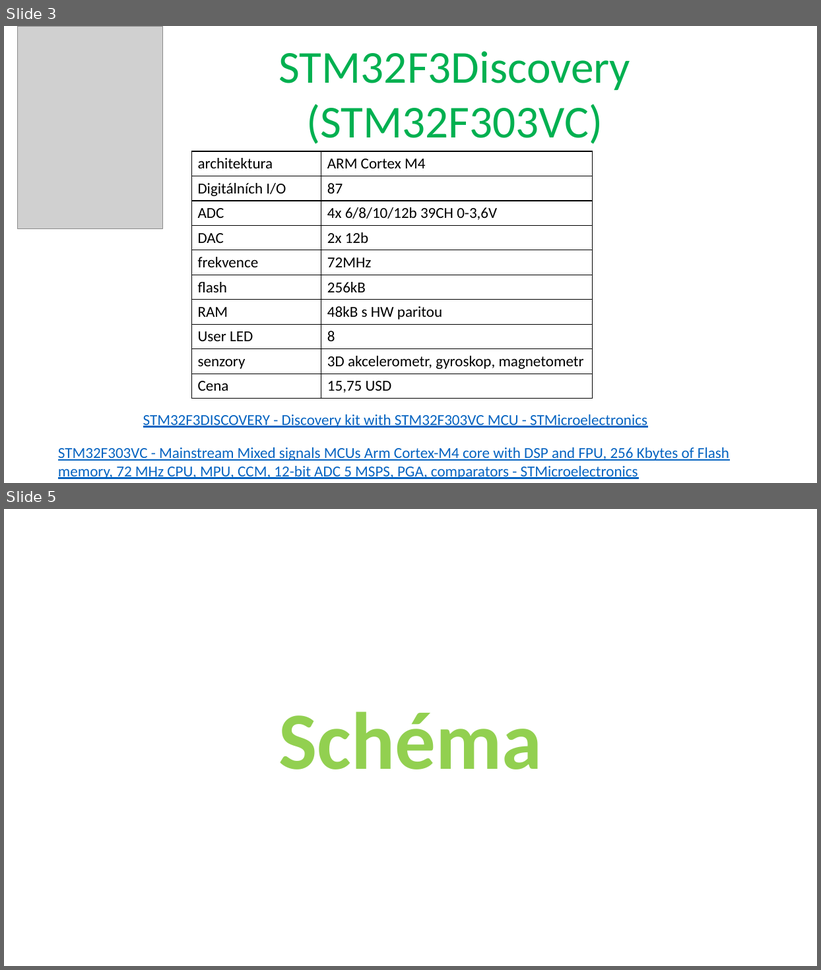
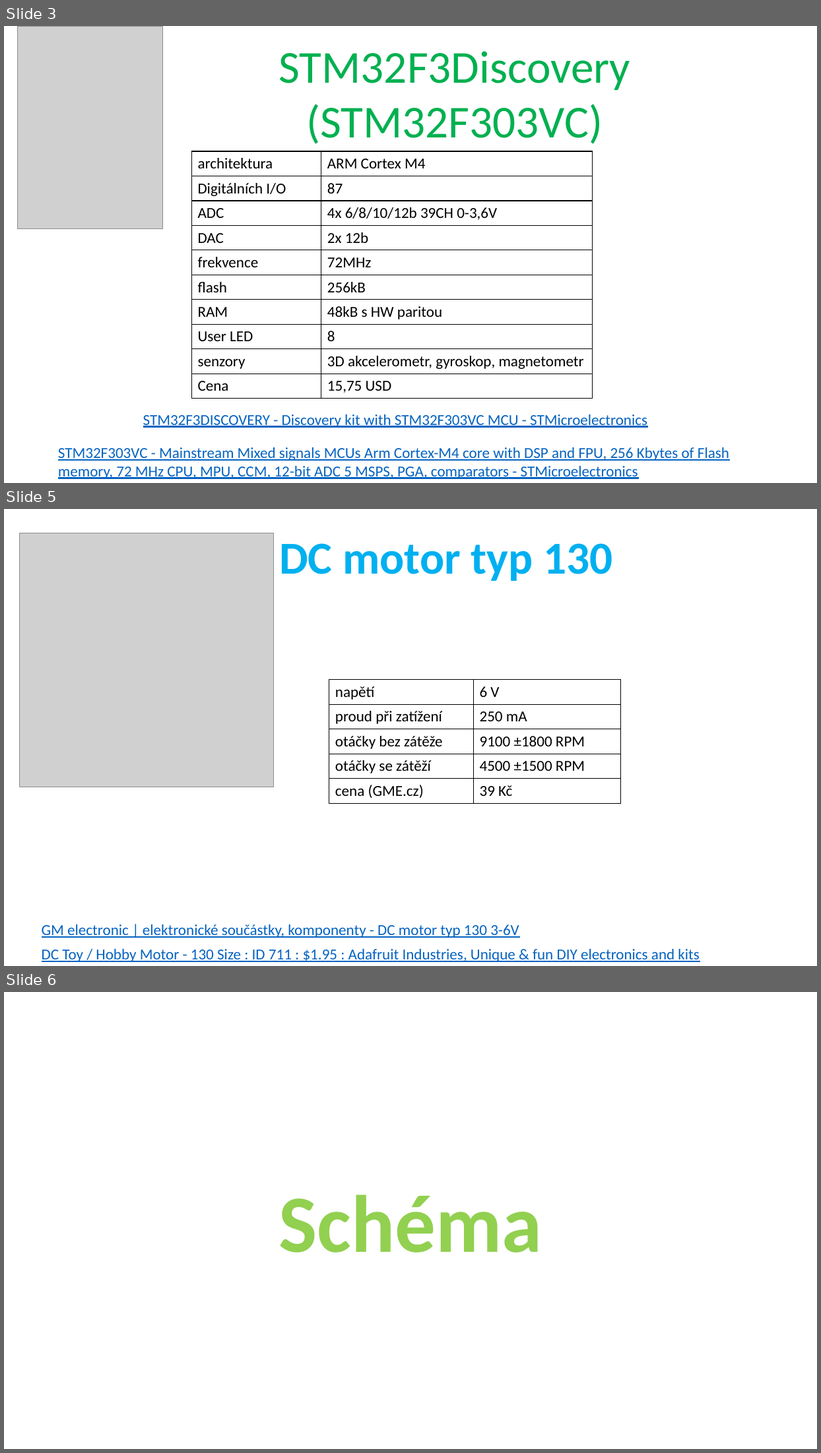
Before and after one commit to pjocesoj/VMS-semestralka, a slide deck: Prezentace.pptx. Shown one above the other, each under a label of ours: slides 3 and 5 before the commit, slides 3, 5 and 6 after it; the slides between them are not shown. The pictures are 821x970 and 821x1453 pixels, drawn with LibreOffice and Linux fonts; fonts in the diff are those of the drawing; grey boxes stand for pictures. Boxes give left, top, right and bottom in pixels: in the first picture for what was removed or moved away, otherwise in the second. Text is boxed around its words. In the diff, an @@ line names an element or a change of style, - is before the commit and + after.

Commit message:
prezentace-motor

```diff
--- a/Prezentace.pptx
+++ b/Prezentace.pptx
@@ slide 5 added at box(4, 509, 817, 966), background #FFFFFF @@
@@ picture added at box(19, 533, 274, 787) @@
@@ text added at box(279, 543, 613, 581), 54 pt, text #00B0F0, bold @@
+DC motor typ 130
@@ table added at box(329, 680, 620, 803), 5 rows, 2 columns @@
+napětí | 6 V
+proud při zatížení | 250 mA
+otáčky bez zátěže | 9100 ±1800 RPM
+otáčky se zátěží | 4500 ±1500 RPM
+cena (GME.cz) | 39 Kč
@@ text added at box(42, 925, 519, 938), 18 pt, text #0563C1, underline @@
+GM electronic | elektronické součástky, komponenty - DC motor typ 130 3-6V
@@ text added at box(42, 949, 700, 962), 18 pt, text #0563C1, underline @@
+DC Toy / Hobby Motor - 130 Size : ID 711 : $1.95 : Adafruit Industries, Unique & fun DIY electronics and kits
@@ what was slide 5 is now slide 6 @@
```
Also in this commit, not shown: 1 slide changed.
